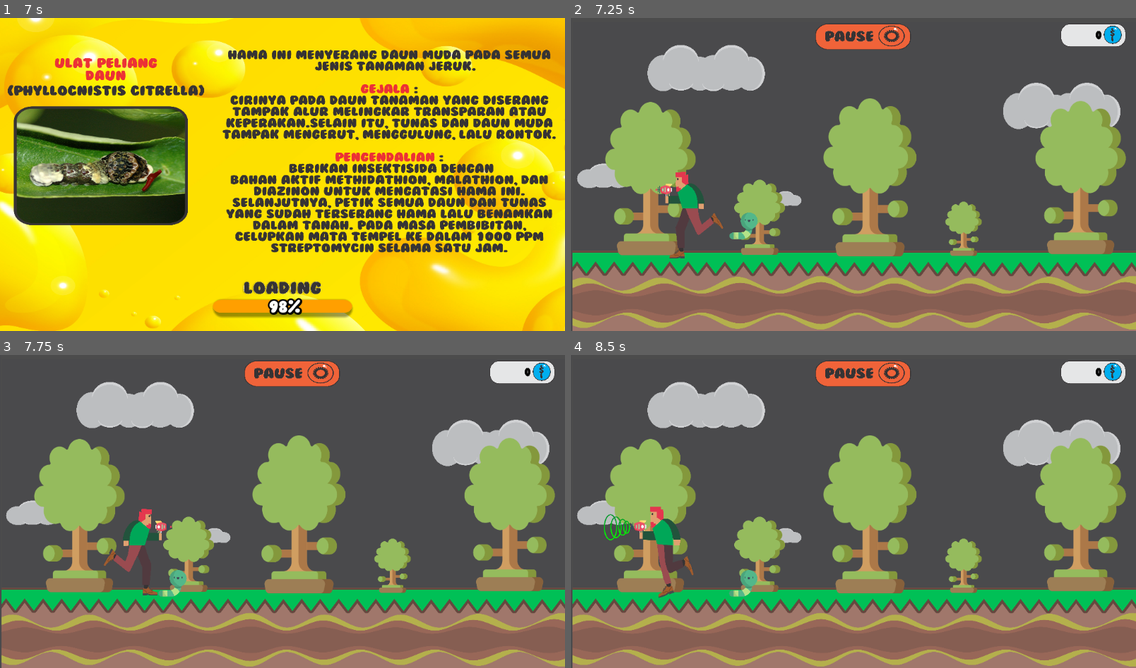
Above: before the commit, frames 1-4 (two rows, left to right).
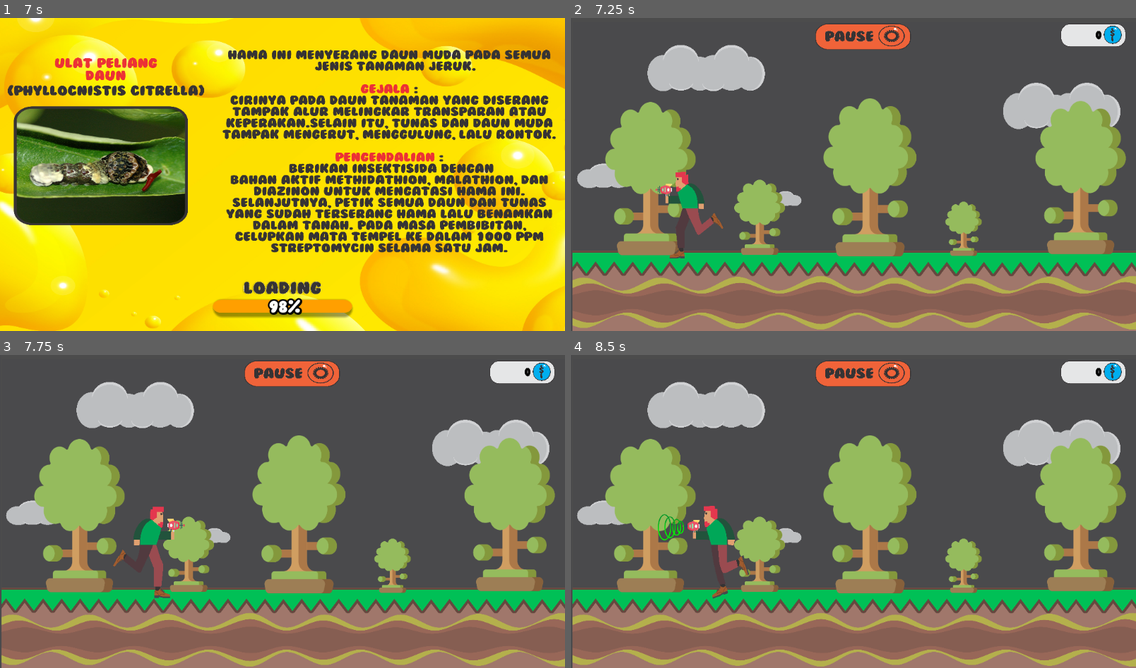
Above: after the commit, the same moments.

Repository: AryaRamadhan24/PPL
Game: Godot game, scene res://scene/Main Menu.tscn
Two runs of this game, one before a commit and one after it. Both use one fixed random seed, a clock stepped at 60 frames per second and the inputs below. The engine's default icon, where the game draws it, is replaced by a stand-in: a white triangle on a blue panel in a dark square.
Inputs (mouse positions are in pixels of both pictures, inside the frame that each line leads up to):
- Up to frame 1 (7 s): click (288, 190) at 0.5 s; click (282, 227) at 1.25 s; click (113, 233) at 2 s; hold Right (ui_right) 2.78-4.28 s; tap Space (ui_select) at 3.02, 3.77, 5, 5.27, 6.02, 6.77 s; tap Enter at 3.5, 6.5 s; hold Left (ui_left) 4.28-5.03 s; hold Right (ui_right) 5.03-6.53 s; hold Left (ui_left) from 6.53 s (still down)
- Up to frame 2 (7.25 s): keep holding Left (ui_left)
- Up to frame 3 (7.75 s): release Left (ui_left) at 7.28 s; hold Right (ui_right) from 7.28 s (still down)
- Up to frame 4 (8.5 s): release Right (ui_right) at 8.03 s; hold Left (ui_left) from 8.03 s (still down); tap Space (ui_select) at 8.27 s

Frame 1 is identical in both runs. In frame 2, 0.2% of the frame differs, in the area x 16-34%, y 52-77%; in frame 3, 1.5%; in frame 4, 2.2%, in the area x 5-33%, y 48-78%.

Commit message:
Add: Win-Lose state (pre)

Diff:
--- /dev/null
+++ b/element/mob/bom.gd
@@ -0,0 +1,23 @@
+extends KinematicBody2D
+
+const UP = Vector2(0, -1)
+const GRAVITY = 10
+const ACCELERATION = 10
+const MAX_SPEED = 200
+const JUMP_HEIGHT = -550
+
+var motion = Vector2()
+
+func _physics_process(delta):
+	motion.y += GRAVITY
+	motion = move_and_slide(motion, UP)
+
+func _ready():
+	pass # Replace with function body.
+
+func _process(delta):
+	$hilang.text = str(stepify($BomHilang.get_time_left(),0.1))
+
+
+func _on_Bom_Hilang_timeout():
+	$".".queue_free()
--- /dev/null
+++ b/element/mob/bom.tscn
@@ -0,0 +1,49 @@
+[gd_scene load_steps=6 format=2]
+
+[ext_resource path="res://icon.png" type="Texture" id=1]
+[ext_resource path="res://element/mob/bom.gd" type="Script" id=2]
+[ext_resource path="res://element/font/Bubblegum.ttf" type="DynamicFontData" id=3]
+
+[sub_resource type="CapsuleShape2D" id=1]
+radius = 39.8794
+height = 0.0
+
+[sub_resource type="DynamicFont" id=2]
+size = 20
+outline_size = 3
+outline_color = Color( 0, 0, 0, 1 )
+font_data = ExtResource( 3 )
+
+[node name="BOOM" type="KinematicBody2D"]
+script = ExtResource( 2 )
+
+[node name="bom" type="Sprite" parent="."]
+position = Vector2( -0.887154, 0.124153 )
+scale = Vector2( 1.19755, 1.19755 )
+texture = ExtResource( 1 )
+
+[node name="collision" type="CollisionShape2D" parent="."]
+position = Vector2( -0.840881, -0.420456 )
+shape = SubResource( 1 )
+
+[node name="BomHilang" type="Timer" parent="."]
+wait_time = 5.0
+autostart = true
+
+[node name="hilang" type="Label" parent="."]
+margin_left = -93.6245
+margin_top = -99.9367
+margin_right = 90.3755
+margin_bottom = -8.93674
+custom_fonts/font = SubResource( 2 )
+custom_colors/font_color = Color( 1, 1, 1, 1 )
+custom_colors/font_color_shadow = Color( 0, 0, 0, 1 )
+text = "{SCORE}"
+align = 1
+valign = 1
+autowrap = true
+max_lines_visible = 1
+__meta__ = {
+"_edit_use_anchors_": false
+}
+[connection signal="timeout" from="BomHilang" to="." method="_on_Bom_Hilang_timeout"]
--- a/scene/Level/Level 1.gd
+++ b/scene/Level/Level 1.gd
@@ -1,6 +1,7 @@
 extends Node2D
 
 const wave = preload("res://element/projectile/wave.tscn")
+const boom = preload("res://element/mob/bom.tscn")
 const caterpilar = preload("res://element/mob/caterpilar.tscn")
 
 var poin = 0 setget set_poin, get_poin
@@ -9,10 +10,6 @@
 
 func _ready():
 	level = int($".".name)
-	print(level)
-	var mob = caterpilar.instance()
-	add_child(mob)
-	mob.global_position = $player.position
 	pass
 
 func _process(delta):
@@ -20,6 +17,9 @@
 	if Input.is_action_just_pressed("ui_select"):
 		spawn_wave(Global.get_pd())
 		pass
+	var mob_limit = Global.get_mob_limit(level)
+	if(get_spawned_mob() == mob_limit):
+		check_result()
 
 func spawn_wave(direction):
 	var corrector
@@ -45,8 +45,18 @@
 		print("hit mob")
 		set_poin(get_poin() +10);
 		body.queue_free()
+	elif(body.name == "BOOM" or body.name.left(5)=="@BOOM"):
+		print("hit boom")
+		set_poin(get_poin() -10);
+		body.queue_free()
 	else:
 		pass
+
+func _on_player_touch_object(body):
+	if(body.name == "BOOM" or body.name.left(5)=="@BOOM"):
+		print("hit boom")
+		set_poin(get_poin() -10);
+		body.queue_free()
 
 func set_poin(args):
 	poin = args
@@ -60,15 +70,23 @@
 func _on_spawn_time():
 	var mob_limit = Global.get_mob_limit(level)
 	if get_spawned_mob() <= mob_limit:
-		spawn_mob(rand_range(225,775), 380)
+		spawn_mob(rand_range(225,775))
+		set_spawned_mob(get_spawned_mob()+1)
 
-func spawn_mob(x,y):
+
+func _on_BomTimer_spawn():
+	var bom = boom.instance()
+	add_child(bom)
+	bom.global_position = Vector2($player.position.x, -925.00)
+	level = int($".".name)
+
+func spawn_mob(x):
 	print("Spawn Time")
 	match level:
 		1:      #caterpilar
 			var mob = caterpilar.instance()
 			add_child(mob)
-			mob.global_position = $player.position
+			mob.global_position = Vector2(x, 380)
 			pass
 		2:      #flies
 
@@ -76,3 +94,34 @@
 
 		3:      #mushroom
 			pass
+
+func check_result():
+	var mob_limit = Global.get_mob_limit(level)
+	match level:
+		1:      #caterpilar
+			if(get_poin()<50):
+				print('fail')
+			elif(get_poin()<=60):
+				print("*1")
+			elif(get_poin()<=80):
+				print("*2")
+			elif(get_poin()>80):
+				print("*3")
+		2:      #flies
+			if(get_poin()<100):
+				print('fail')
+			elif(get_poin()<=110):
+				print("*1")
+			elif(get_poin()<=130):
+				print("*2")
+			elif(get_poin()>130):
+				print("*3")
+		3:      #mushroom
+			if(get_poin()<150):
+				print('fail')
+			elif(get_poin()<=160):
+				print("*1")
+			elif(get_poin()<=180):
+				print("*2")
+			elif(get_poin()>180):
+				print("*3")
--- a/scene/Level/Level 1.tscn
+++ b/scene/Level/Level 1.tscn
@@ -24,19 +24,19 @@
 [sub_resource type="RectangleShape2D" id=1]
 extents = Vector2( 18557.7, 6121.91 )
 
-[sub_resource type="DynamicFont" id=6]
+[sub_resource type="DynamicFont" id=2]
 size = 500
 outline_size = 3
 outline_color = Color( 0, 0, 0, 1 )
 font_data = ExtResource( 20 )
 
-[sub_resource type="RectangleShape2D" id=2]
+[sub_resource type="RectangleShape2D" id=3]
 extents = Vector2( 1598.43, 1105.19 )
 
-[sub_resource type="RectangleShape2D" id=3]
+[sub_resource type="RectangleShape2D" id=4]
 extents = Vector2( 445.273, 1187.1 )
 
-[sub_resource type="SpriteFrames" id=4]
+[sub_resource type="SpriteFrames" id=5]
 animations = [ {
 "frames": [ ExtResource( 12 ) ],
 "loop": false,
@@ -48,18 +48,22 @@
 "name": "run",
 "speed": 5.0
 }, {
+"frames": [ ExtResource( 19 ) ],
+"loop": true,
+"name": "idle_crouch",
+"speed": 5.0
+}, {
 "frames": [ ExtResource( 19 ), ExtResource( 16 ), ExtResource( 18 ) ],
 "loop": true,
 "name": "crouch",
 "speed": 5.0
-}, {
-"frames": [ ExtResource( 19 ) ],
-"loop": true,
-"name": "idle_crouch",
-"speed": 5.0
 } ]
 
-[sub_resource type="CapsuleShape2D" id=5]
+[sub_resource type="CapsuleShape2D" id=6]
+radius = 39.1012
+height = 99.5389
+
+[sub_resource type="CapsuleShape2D" id=7]
 radius = 36.9136
 height = 100.981
 
@@ -200,14 +204,26 @@
 [node name="AnimatedSprite" type="AnimatedSprite" parent="player"]
 position = Vector2( -5.49951, 6.09131 )
 scale = Vector2( 0.0659573, 0.0854395 )
-frames = SubResource( 4 )
+frames = SubResource( 5 )
 animation = "idle_crouch"
+
+[node name="Area2D" type="Area2D" parent="player"]
+visible = false
+
+[node name="CollisionShape2D" type="CollisionShape2D" parent="player/Area2D"]
+shape = SubResource( 6 )
 
 [node name="CollisionShape2D" type="CollisionShape2D" parent="player"]
 position = Vector2( -0.955872, 2.57135 )
-shape = SubResource( 5 )
+shape = SubResource( 7 )
 
 [node name="Timer" type="Timer" parent="."]
-wait_time = 5.0
+wait_time = 10.0
 autostart = true
+
+[node name="BomTimer" type="Timer" parent="."]
+wait_time = 10.0
+autostart = true
+[connection signal="body_entered" from="player/Area2D" to="." method="_on_player_touch_object"]
 [connection signal="timeout" from="Timer" to="." method="_on_spawn_time"]
+[connection signal="timeout" from="BomTimer" to="." method="_on_BomTimer_spawn"]
--- a/scene/player.gd
+++ b/scene/player.gd
@@ -7,6 +7,7 @@
 const JUMP_HEIGHT = -550
 
 var motion = Vector2()
+var crouch = false
 
 func _physics_process(delta):
 	motion.y += GRAVITY
@@ -30,9 +31,8 @@
 		Global.set_pd(-1)
 	elif Input.is_action_just_pressed("ui_down") && is_on_floor():
 		Global.set_crouch(!Global.get_crouch())
-		$AnimatedSprite.play("crouch")
+		$AnimatedSprite.play("idle_crouch")
 		on_crouch_scale()
-		print("Crouch ",Global.get_crouch())
 	else:
 		if(Global.get_crouch() == false):
 			$AnimatedSprite.play("idle")
@@ -45,21 +45,18 @@
 			motion.y = JUMP_HEIGHT
 			Global.set_crouch(false)
 			on_crouch_scale()
-			print("Crouch ",Global.get_crouch())
 	else:
 		$AnimatedSprite.play('idle')
-
 	pass
 
 func on_crouch_scale():
 	var orix = 0.066
 	var oriy = 0.085
 	if(Global.get_crouch() && is_on_floor()):
-		#pass
-		#$".".position = $".".position - Vector2(0,100)
+		$AnimatedSprite.play("idle_crouch")
 		$".".scale.x = 0.78
 		$".".scale.y = 0.78
-
 	else:
 		$".".scale.x = 1
 		$".".scale.y = 1
+	print("Crouch ",Global.get_crouch())
--- a/script/lib/package_darkun7/db.gd
+++ b/script/lib/package_darkun7/db.gd
@@ -7,12 +7,10 @@
 var player setget set_player, get_player
 var score setget set_score, get_score
 
-var pdirection setget set_pd, get_pd
-var crouch setget set_crouch, get_crouch
+var pdirection = 1 setget set_pd, get_pd
+var crouch = false setget set_crouch, get_crouch
 
 func _ready():
-	set_pd(1)
-	set_crouch(false)
 	set_player(DB.readJSON("pemain"))
 	set_score(DB.readJSON("score"))
 
Not shown: 3 places in scene/Level Menu.tscn that only renumber resources
Not shown: 4 places in scene/Level/Level 1.tscn that only renumber resources
Not shown: 2 places in scene/Main Menu.tscn that only renumber resources
